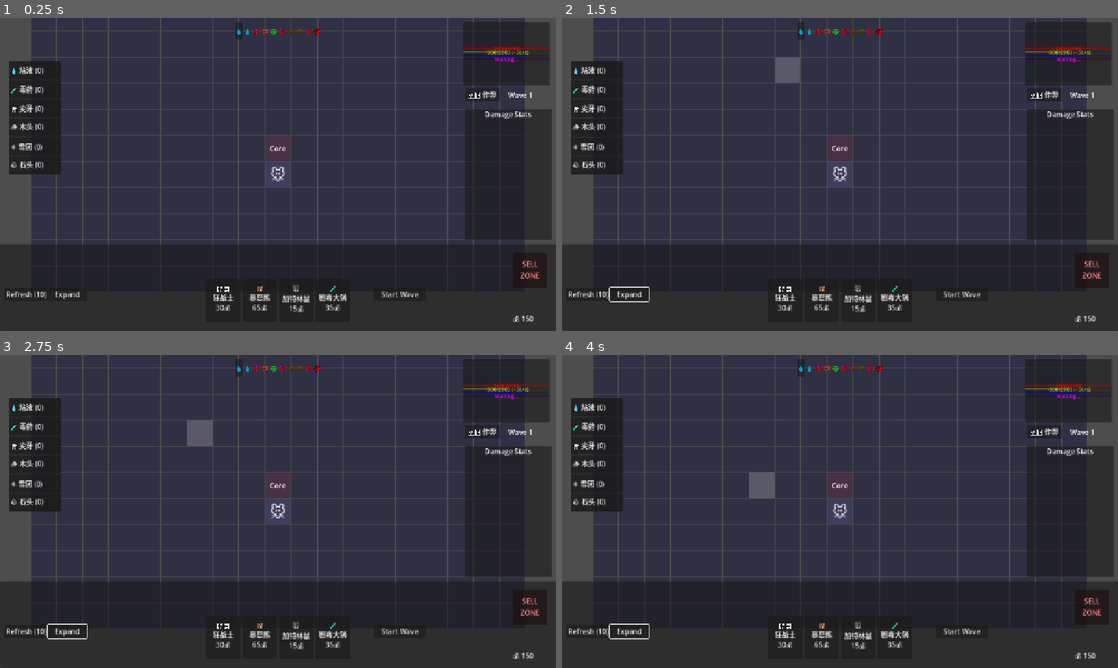
Above: before the commit, frames 1-4 (two rows, left to right).
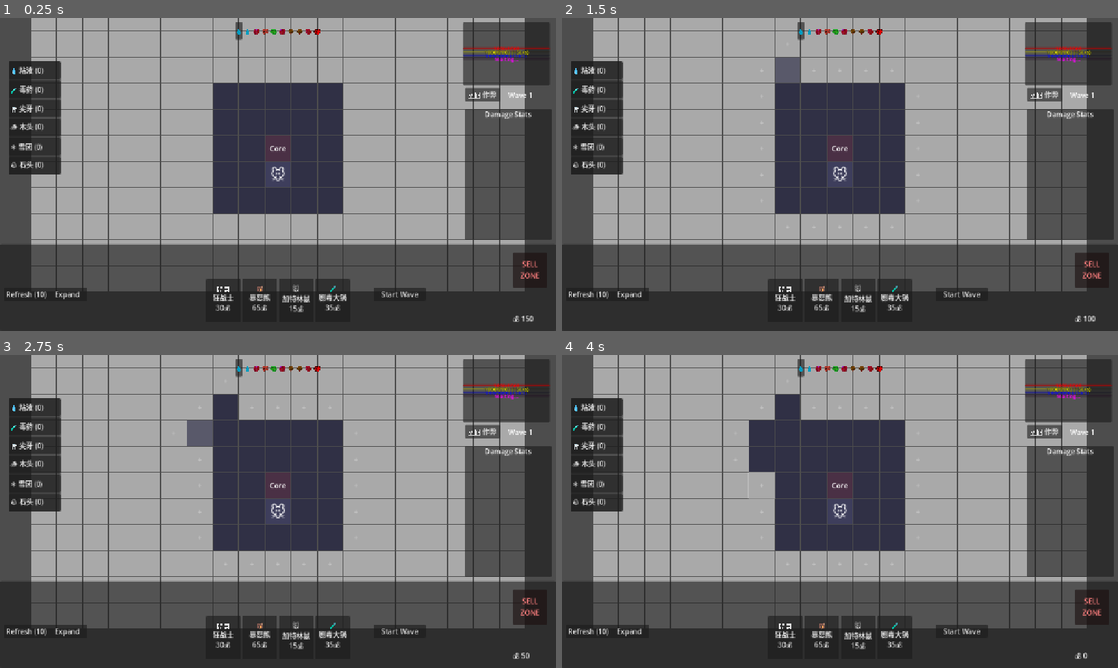
Above: after the commit, the same moments.

Repository: seekerzz/tower-html
Game: Godot game, scene res://src/Scenes/Game/MainGame.tscn
Same seed, same stepped clock (60 frames per second), same inputs: the game is played once before the commit and once after it. The project has no main scene, so this scene is started directly.
Inputs (mouse positions are in pixels of both pictures, inside the frame that each line leads up to):
- Up to frame 1 (0.25 s): no input
- Up to frame 2 (1.5 s): click "Expand" at 0.5 s; click (789, 71) at 1.25 s, where only the run after the commit has a clickable "+"
- Up to frame 3 (2.75 s): click (200, 433) at 2 s, where only the run after the commit has a clickable "+"
- Up to frame 4 (4 s): click (762, 458) at 2.75 s, where only the run after the commit has a clickable "+"; click (762, 486) at 3.5 s, where only the run after the commit has a clickable "+"

The runs differ from the first frame. In frame 1, 61% of the frame differs, in the area x 5-95%, y 0-88%; in frame 2, 60%; in frame 3, 60%; in frame 4, 60%.
Error after the commit: Invalid call. Nonexistent function 'show_floating_text' in base 'Control (MainGUI.gd)'. (res://src/Scripts/GridManager.gd:533)

Commit message:
Implement grid expansion logic and locked tile state

Diff:
--- /dev/null
+++ b/src/Scenes/Tests/TestExpansion.tscn
@@ -0,0 +1,6 @@
+[gd_scene load_steps=2 format=3 uid="uid://testexpansion123"]
+
+[ext_resource type="Script" path="res://src/Scripts/Tests/TestExpansion.gd" id="1_test"]
+
+[node name="TestExpansion" type="Node"]
+script = ExtResource("1_test")
--- a/src/Scripts/GridManager.gd
+++ b/src/Scripts/GridManager.gd
@@ -7,6 +7,7 @@
 const TILE_SIZE = 60
 
 var tiles: Dictionary = {} # Key: "x,y", Value: Tile Instance
+var unlocked_zones: Dictionary = {} # Key: Vector2i, Value: bool (true)
 var obstacles: Dictionary = {} # Key: Vector2i, Value: Obstacle
 var obstacle_map: Dictionary = {} # Key: Node, Value: Vector2i (Grid Pos)
 var ghost_tiles: Array = []
@@ -49,6 +50,11 @@
 	var half_w = Constants.MAP_WIDTH / 2
 	var half_h = Constants.MAP_HEIGHT / 2
 
+	# Initialize unlocked zones (Center 5x5)
+	for x in range(-Constants.CORE_ZONE_RADIUS, Constants.CORE_ZONE_RADIUS + 1):
+		for y in range(-Constants.CORE_ZONE_RADIUS, Constants.CORE_ZONE_RADIUS + 1):
+			unlocked_zones[Vector2i(x, y)] = true
+
 	for x in range(-half_w, half_w + 1):
 		for y in range(-half_h, half_h + 1):
 			var type = "wilderness"
@@ -69,6 +75,10 @@
 	tile.position = Vector2(x * TILE_SIZE, y * TILE_SIZE)
 	add_child(tile)
 	tiles[key] = tile
+
+	# Set locked state
+	if not unlocked_zones.has(Vector2i(x, y)):
+		tile.set_locked(true)
 
 	tile.tile_clicked.connect(_on_tile_clicked)
 
@@ -452,13 +462,72 @@
 				target_unit.apply_buff(buff_type)
 
 func toggle_expansion_mode():
-	pass
+	if expansion_mode:
+		expansion_mode = false
+		clear_ghosts()
+	else:
+		expansion_mode = true
+		spawn_expansion_ghosts()
 
 func spawn_expansion_ghosts():
-	pass
+	clear_ghosts()
+	var candidates = {} # Use dictionary for set behavior
+
+	for pos in unlocked_zones:
+		var neighbors = [
+			pos + Vector2i.UP,
+			pos + Vector2i.DOWN,
+			pos + Vector2i.LEFT,
+			pos + Vector2i.RIGHT
+		]
+		for n_pos in neighbors:
+			if unlocked_zones.has(n_pos): continue
+
+			# Check if valid tile exists there
+			var key = get_tile_key(n_pos.x, n_pos.y)
+			if tiles.has(key):
+				candidates[n_pos] = true
+
+	for pos in candidates:
+		var ghost = GHOST_TILE_SCRIPT.new() # It's a Button script but not a scene, wait.
+		# Actually GHOST_TILE_SCRIPT is just a script. We need to instantiate a Button and attach script?
+		# Or if it's `extends Button`, .new() creates a Button with that script attached.
+		# However, Button is a Control. GridManager is Node2D.
+		# A Control in a Node2D is fine, position is relative.
+
+		add_child(ghost)
+		ghost.setup(pos.x, pos.y)
+		# Ghost is a Button (Control).
+		# We need to center it on the tile.
+		# Tile position is center? Tile.gd sets pos to x*SIZE, y*SIZE.
+		# Tile scene has centered visuals (ColorRect offset -29,-29).
+		# So tile.position is the center of the grid cell.
+
+		# Button default anchor is TopLeft.
+		# GhostTile sets custom_minimum_size to 60,60.
+		# So we need to offset position by -30,-30.
+
+		ghost.position = Vector2(pos.x * TILE_SIZE - 30, pos.y * TILE_SIZE - 30)
+		ghost_tiles.append(ghost)
 
 func clear_ghosts():
-	pass
-
-func on_ghost_clicked(_x, _y):
-	pass
+	for ghost in ghost_tiles:
+		ghost.queue_free()
+	ghost_tiles.clear()
+
+func on_ghost_clicked(x, y):
+	if GameManager.gold >= expansion_cost:
+		GameManager.spend_gold(expansion_cost)
+
+		var pos = Vector2i(x, y)
+		unlocked_zones[pos] = true
+
+		var key = get_tile_key(x, y)
+		if tiles.has(key):
+			tiles[key].set_locked(false)
+
+		# Refresh ghosts
+		spawn_expansion_ghosts()
+	else:
+		if GameManager.ui_manager:
+			GameManager.ui_manager.show_floating_text("Not enough gold!", Vector2(x * TILE_SIZE, y * TILE_SIZE), Color.RED)
--- /dev/null
+++ b/src/Scripts/Tests/TestExpansion.gd
@@ -0,0 +1,107 @@
+extends Node
+
+func _ready():
+	print("Starting TestExpansion...")
+	test_initial_grid()
+	test_expansion_mode()
+	test_expansion_purchase()
+	print("TestExpansion Completed Successfully")
+	get_tree().quit()
+
+func test_initial_grid():
+	var grid_manager = load("res://src/Scripts/GridManager.gd").new()
+	add_child(grid_manager)
+
+	# Wait for ready? _ready is called on add_child
+
+	# Check Center (0,0)
+	var center_key = grid_manager.get_tile_key(0, 0)
+	var center_tile = grid_manager.tiles[center_key]
+	assert_true(!center_tile.is_locked, "Center tile (0,0) should be unlocked")
+
+	# Check (3,3) which is outside radius 2 (2,2) is max
+	var locked_key = grid_manager.get_tile_key(3, 3)
+	if grid_manager.tiles.has(locked_key):
+		var locked_tile = grid_manager.tiles[locked_key]
+		assert_true(locked_tile.is_locked, "Tile (3,3) should be locked")
+	else:
+		print("Tile (3,3) not found in grid, skipping specific check")
+
+	grid_manager.queue_free()
+
+func test_expansion_mode():
+	var grid_manager = load("res://src/Scripts/GridManager.gd").new()
+	add_child(grid_manager)
+
+	grid_manager.toggle_expansion_mode()
+
+	assert_true(grid_manager.expansion_mode, "Expansion mode should be active")
+	assert_true(grid_manager.ghost_tiles.size() > 0, "Ghost tiles should be spawned")
+
+	# Verify ghost positions (should be adjacent to unlocked zone)
+	var found_valid_ghost = false
+	for ghost in grid_manager.ghost_tiles:
+		var x = ghost.grid_x
+		var y = ghost.grid_y
+		# Radius 2 is unlocked. (2,0) is unlocked. (3,0) should be ghost.
+		if x == 3 and y == 0:
+			found_valid_ghost = true
+
+	assert_true(found_valid_ghost, "Should find ghost at (3,0)")
+
+	grid_manager.queue_free()
+
+func test_expansion_purchase():
+	var grid_manager = load("res://src/Scripts/GridManager.gd").new()
+	add_child(grid_manager)
+
+	# Setup gold
+	GameManager.gold = 1000
+
+	grid_manager.toggle_expansion_mode()
+	var initial_gold = GameManager.gold
+	var cost = grid_manager.expansion_cost
+
+	# Pick a ghost to click (e.g., 3,0)
+	var target_ghost = null
+	for ghost in grid_manager.ghost_tiles:
+		if ghost.grid_x == 3 and ghost.grid_y == 0:
+			target_ghost = ghost
+			break
+
+	assert_true(target_ghost != null, "Target ghost (3,0) not found")
+
+	# Click it
+	grid_manager.on_ghost_clicked(3, 0)
+
+	# Verify
+	assert_true(GameManager.gold == initial_gold - cost, "Gold should be deducted")
+	assert_true(grid_manager.unlocked_zones.has(Vector2i(3, 0)), "(3,0) should be unlocked")
+
+	var tile = grid_manager.tiles[grid_manager.get_tile_key(3, 0)]
+	assert_true(!tile.is_locked, "Tile (3,0) should be unlocked visually")
+
+	# Ghost should be gone from that pos (new ghosts spawned)
+	var still_has_ghost = false
+	for ghost in grid_manager.ghost_tiles:
+		if ghost.grid_x == 3 and ghost.grid_y == 0:
+			still_has_ghost = true
+			break
+	assert_true(!still_has_ghost, "Ghost at (3,0) should be removed")
+
+	# New ghosts should be at (4,0)
+	var new_ghost_found = false
+	for ghost in grid_manager.ghost_tiles:
+		if ghost.grid_x == 4 and ghost.grid_y == 0:
+			new_ghost_found = true
+			break
+	assert_true(new_ghost_found, "New ghost should appear at (4,0)")
+
+	grid_manager.queue_free()
+
+func assert_true(condition, message):
+	if !condition:
+		print("FAILED: ", message)
+		get_tree().quit(1)
+	else:
+		print("PASSED: ", message)
--- a/src/Scripts/Tile.gd
+++ b/src/Scripts/Tile.gd
@@ -5,6 +5,7 @@
 var type: String = "normal"
 var unit = null
 var occupied_by: Vector2i
+var is_locked: bool = false
 
 signal tile_clicked(tile)
 
@@ -23,20 +24,33 @@
 	drop_target.setup(self)
 
 func update_visuals():
-	$ColorRect.color = Constants.COLORS.grid
-	if type == "core":
-		$ColorRect.color = Color("#4a3045")
-		$Label.text = "Core"
+	if is_locked:
+		$ColorRect.color = Color.DARK_GRAY
+		$Label.text = ""
+		# Disable interaction
+		$Area2D.input_pickable = false
 	else:
-		$Label.text = ""
+		$ColorRect.color = Constants.COLORS.grid
+		$Area2D.input_pickable = true
+		if type == "core":
+			$ColorRect.color = Color("#4a3045")
+			$Label.text = "Core"
+		else:
+			$Label.text = ""
+
+func set_locked(locked: bool):
+	is_locked = locked
+	update_visuals()
 
 func set_highlight(active: bool):
+	if is_locked: return
 	if active:
 		$ColorRect.color = Constants.COLORS.grid.lightened(0.2)
 	else:
 		update_visuals()
 
 func _on_area_2d_input_event(viewport, event, shape_idx):
+	if is_locked: return
 	if event is InputEventMouseButton and event.pressed and event.button_index == MOUSE_BUTTON_LEFT:
 		tile_clicked.emit(self)
 
